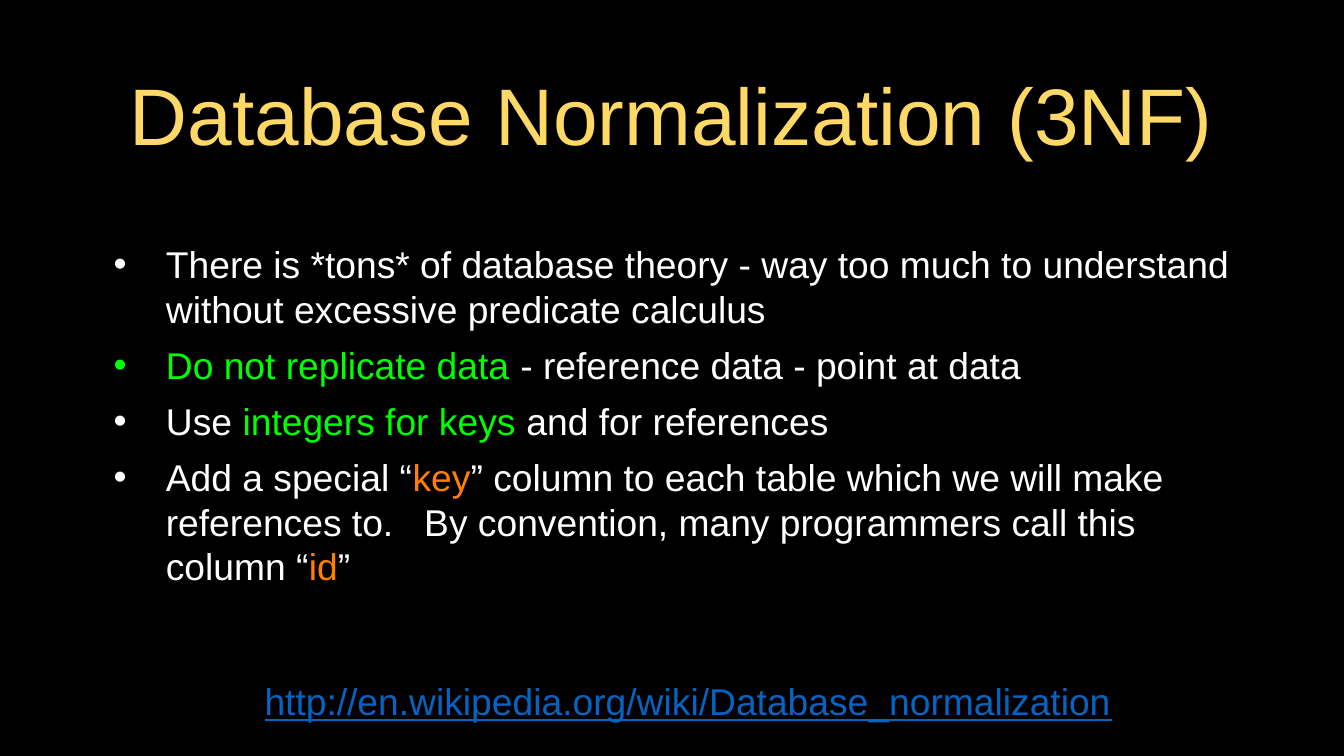
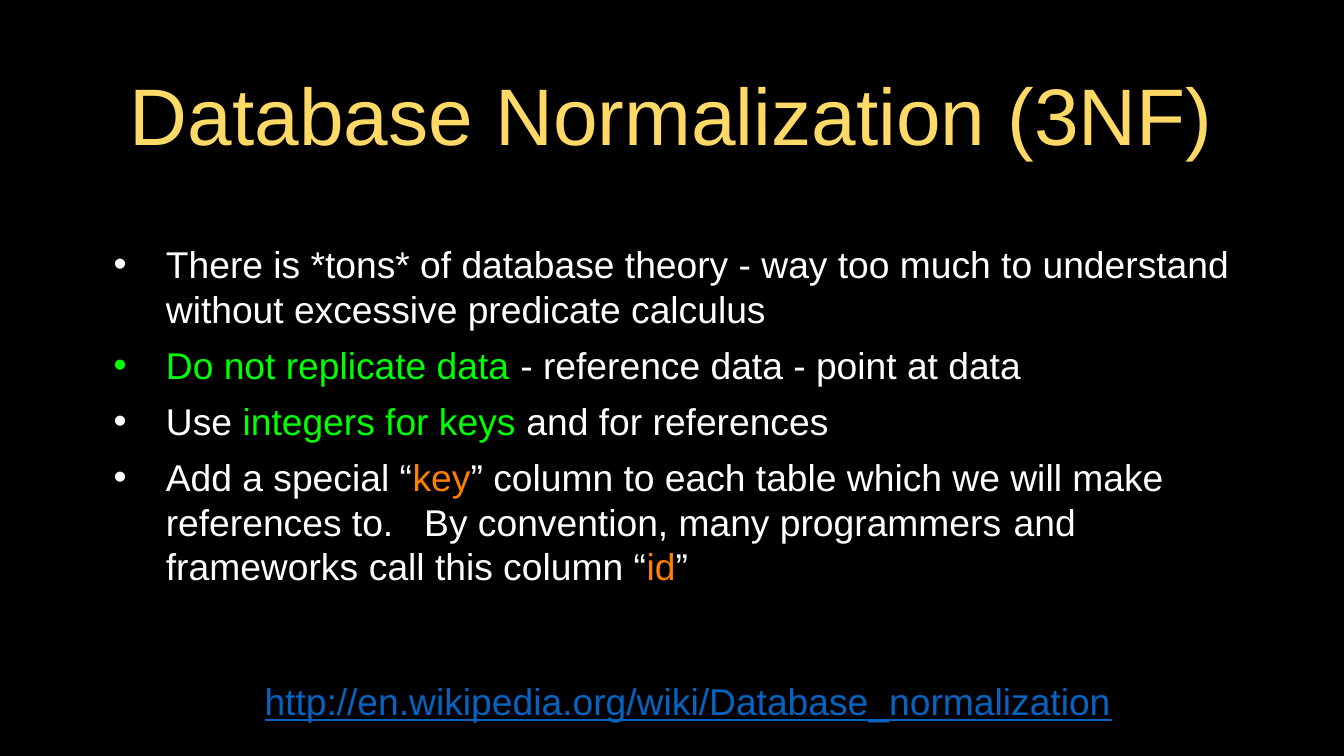
Before and after one commit to csev/dj4e, a slide deck: slide 8 of lectures/DJ-03-One-To-Many.pptx. Drawn at 1344x756 pixels with LibreOffice and Linux fonts; fonts in the diff are those of the drawing. Boxes give left, top, right and bottom in pixels: in the first picture for what was removed or moved away, otherwise in the second. Text is boxed around its words. In the diff, an @@ line names an element or a change of style, - is before the commit and + after.

```diff
--- a/lectures/DJ-03-One-To-Many.pptx
+++ b/lectures/DJ-03-One-To-Many.pptx
@@ text at <box>166,464,1163,581</box>: text changed @@
-• Add a special “key” column to each table which we will make references to. By convention, many programmers call this column “id”
+• Add a special “key” column to each table which we will make references to. By convention, many programmers and frameworks call this column “id”
```
Also in this commit, not shown: 1 other slide changed, 2 other files.
